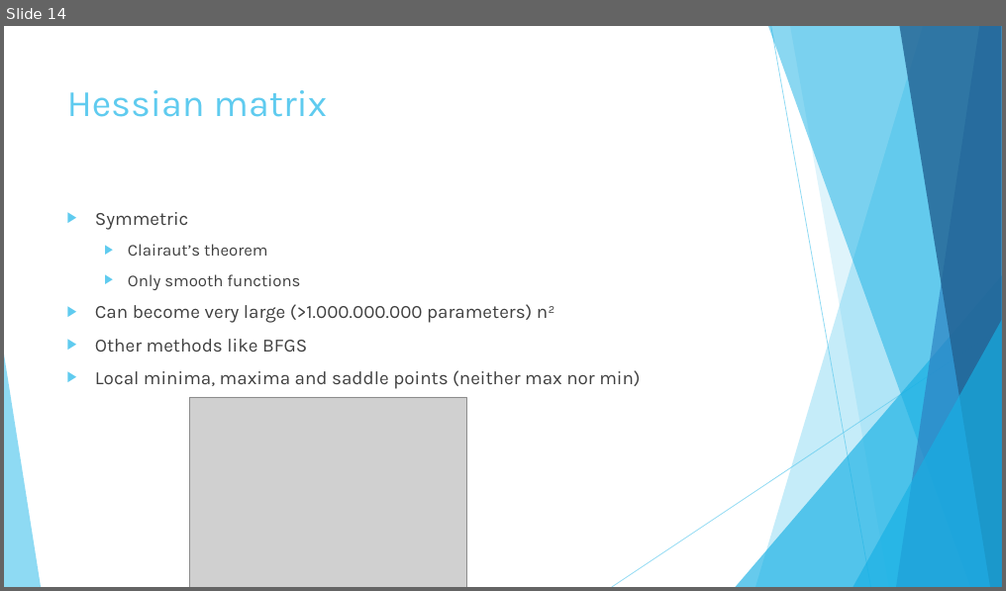
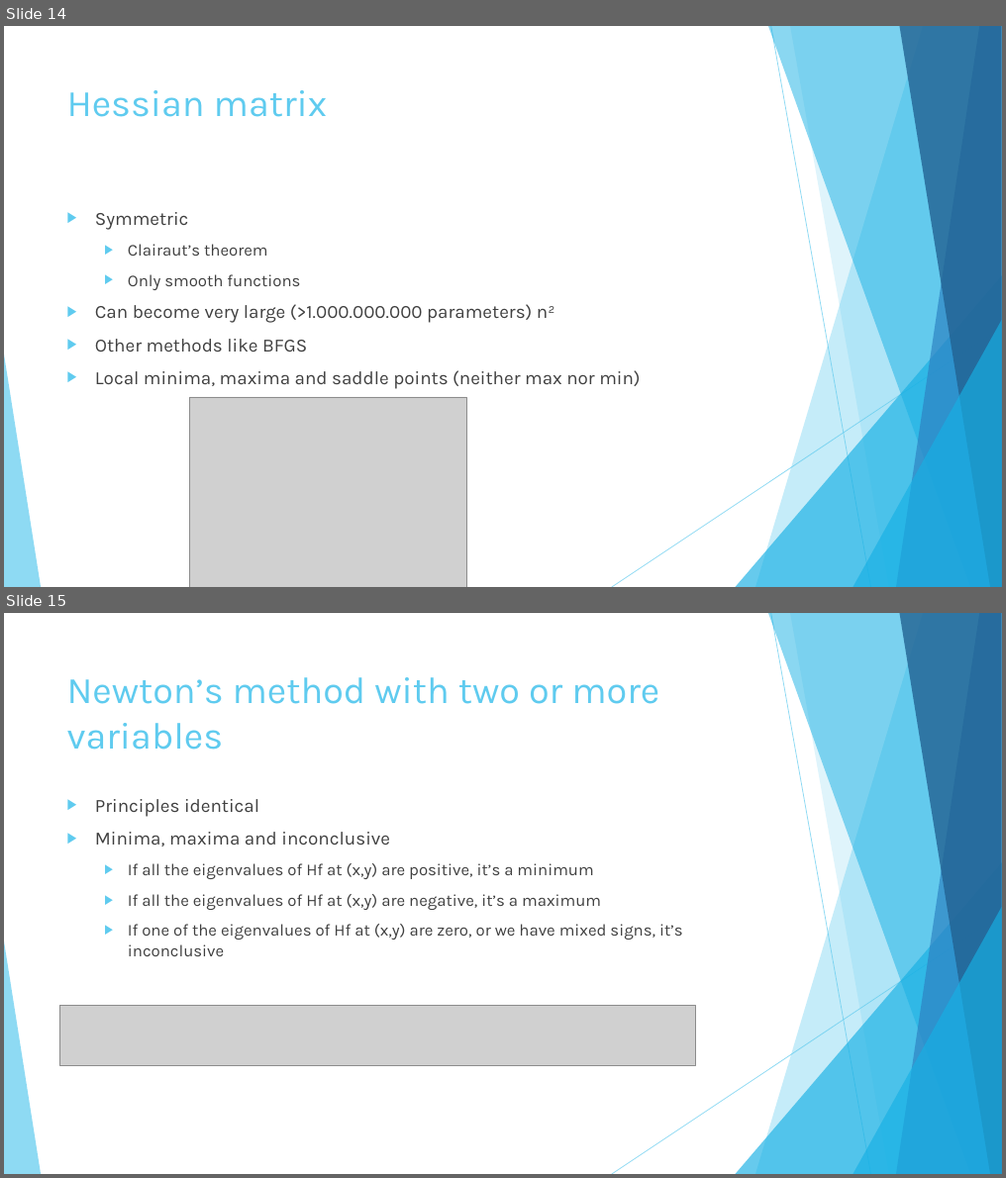
Before and after one commit to johnstegink/ReportAI2025, a slide deck: Presentatie.pptx. Shown one above the other, each under a label of ours: slide 14 before the commit, slides 14 and 15 after it. The pictures are 1006x591 and 1006x1178 pixels, drawn with LibreOffice and Linux fonts; fonts in the diff are those of the drawing; grey boxes stand for pictures. Boxes give left, top, right and bottom in pixels: in the first picture for what was removed or moved away, otherwise in the second. Text is boxed around its words. In the diff, an @@ line names an element or a change of style, - is before the commit and + after.

Commit message:
Presentation

```diff
--- a/Presentatie.pptx
+++ b/Presentatie.pptx
@@ slide 15 added at <box>4,613,1002,1174</box>, background #FFFFFF; not listed: 10 template elements that a slide beside it also shows @@
@@ title added at <box>67,677,659,750</box>, 36 pt, text #5FCBEF @@
+Newton’s method with two or more variables
@@ text added at <box>95,799,683,957</box>, 16 pt, text #404040 @@
+▶ Principles identical
+▶ Minima, maxima and inconclusive
+  ▶ If all the eigenvalues of Hf at (x,y) are positive, it’s a minimum
+  ▶ If all the eigenvalues of Hf at (x,y) are negative, it’s a maximum
+  ▶ If one of the eigenvalues of Hf at (x,y) are zero, or we have mixed signs, it’s inconclusive
@@ picture added at <box>59,1006,696,1066</box> @@
```
Also in this commit, not shown: 10 other slides added, 9 slides removed, 2 other files.
